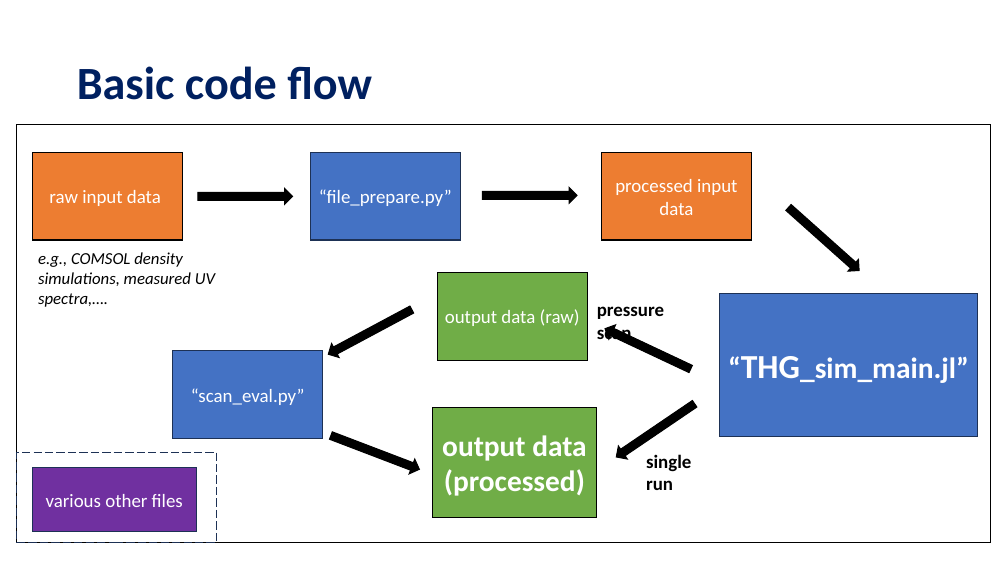
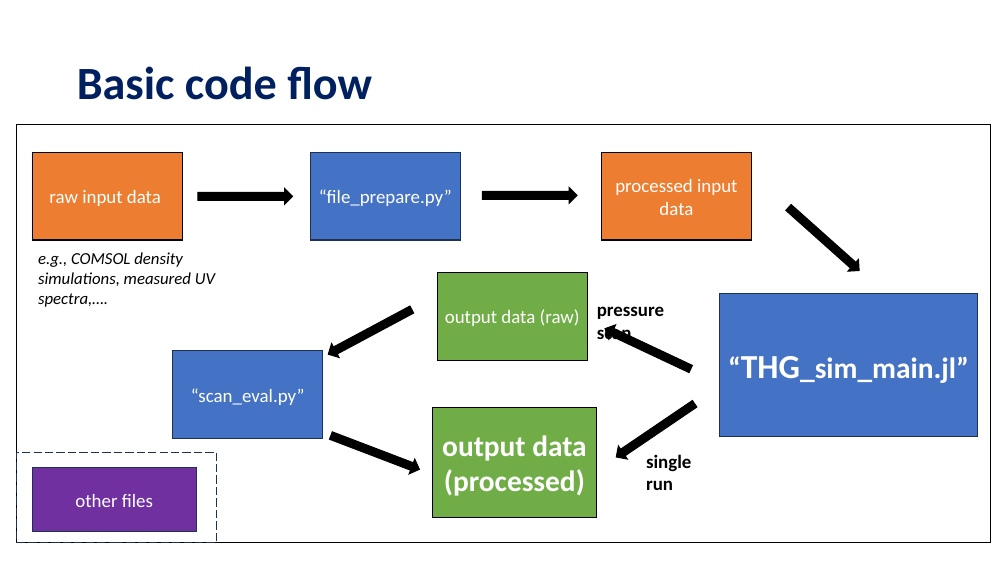
Before and after one commit to david-f-amorim/Simulating-THG-of-few-femtosecond-pulses-in-a-noble-gas-, a slide deck: slide 2 of presentations/DESY - Code Handover.pptx. Drawn at 1008x567 pixels with LibreOffice and Linux fonts; fonts in the diff are those of the drawing. Boxes give left, top, right and bottom in pixels: in the first picture for what was removed or moved away, otherwise in the second. Text is boxed around its words. In the diff, an @@ line names an element or a change of style, - is before the commit and + after.

```diff
--- a/presentations/DESY - Code Handover.pptx
+++ b/presentations/DESY - Code Handover.pptx
@@ text in rectangle at bbox=[75, 494, 153, 507]: text changed @@
-various other files
+other files
```
Also in this commit, not shown: 4 other slides changed, 2 slides added, 8 other files.
